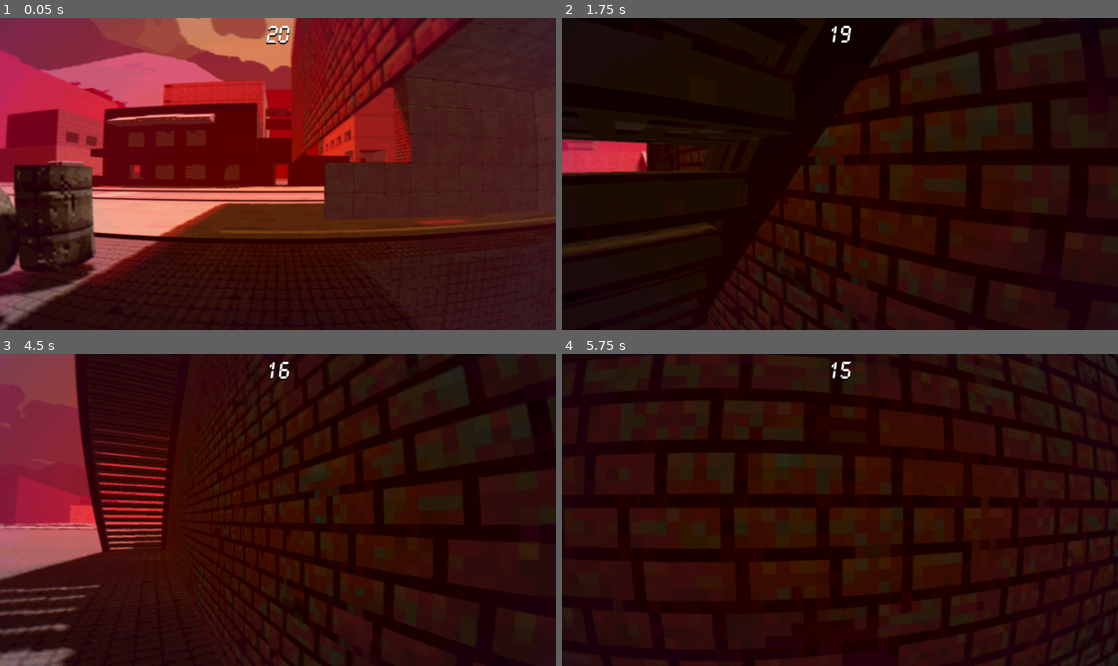
Above: before the commit, frames 1-4 (two rows, left to right).
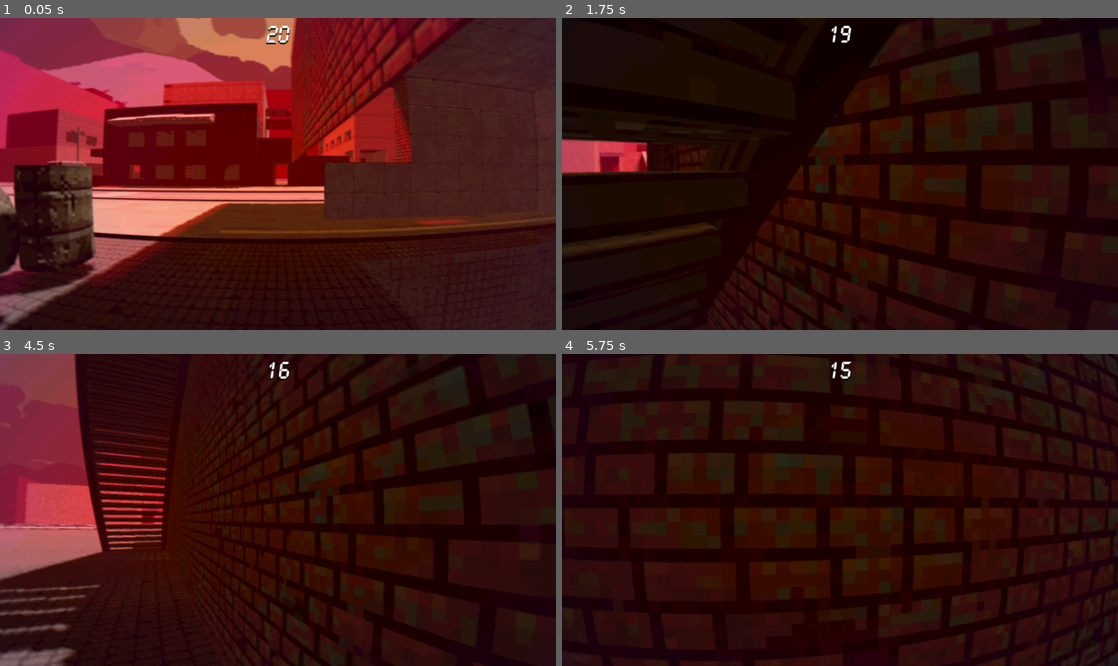
Above: after the commit, the same moments.

Repository: GuyUnger/very-violent-game
Game: Godot game, scene res://stages/level_design.tscn
Same seed, same stepped clock (60 frames per second), same inputs: the game is played once before the commit and once after it.
Inputs (mouse positions are in pixels of both pictures, inside the frame that each line leads up to):
- Up to frame 1 (0.05 s): no input
- Up to frame 2 (1.75 s): tap Enter at 0.5 s; move the mouse to (962, 158) at 0.52 s; hold D (right) 0.53-1.28 s; hold Alt (free_look) 0.53-1.28 s; click (962, 158) at 0.67 s; tap Space (jump) at 0.77, 1.52 s; move the mouse to (812, 174) at 1.27 s; hold W (forward) from 1.28 s (still down); click (812, 174) at 1.35 s
- Up to frame 3 (4.5 s): keep holding W (forward); move the mouse to (289, 503) at 2.02 s; tap G (throw) at 2.1 s; move the mouse to (272, 516) at 2.77 s; tap Tab (toggle_view) at 2.85 s; click (272, 516) at 2.92 s; tap Space (jump) at 3.02, 3.77 s; move the mouse to (316, 513) at 3.52 s; hold Ctrl 3.53-4.28 s; move the mouse to (233, 506) at 4.27 s; tap X at 4.35 s
- Up to frame 4 (5.75 s): keep holding W (forward); tap Space (jump) at 4.52 s; move the mouse to (845, 510) at 5.02 s; tap Z at 5.1 s; click (845, 510) at 5.17 s

The runs differ from the first frame. In frame 1, 0.2% of the frame differs, in the area x 12-19%, y 34-51%; in frame 2, 0.7%; in frame 3, 1.5%, in the area x 1-94%, y 6-100%; in frame 4, less than 0.1%.

Commit message:
Tokyo - New building started and some other details.

Diff:
--- a/boomer-shooter/stages/tokyo.tscn
+++ b/boomer-shooter/stages/tokyo.tscn
@@ -42,6 +42,13 @@
 [ext_resource type="PackedScene" uid="uid://cgw3r72e1dnxp" path="res://game/props/car_1.tscn" id="40_tjdsr"]
 [ext_resource type="PackedScene" uid="uid://ddgjm2qbdejwa" path="res://game/props/car_2.tscn" id="41_aodlu"]
 
+[sub_resource type="StandardMaterial3D" id="StandardMaterial3D_aodlu"]
+cull_mode = 2
+no_depth_test = true
+albedo_color = Color(1, 0, 0, 1)
+
+[sub_resource type="ImmediateMesh" id="ImmediateMesh_2is7d"]
+
 [sub_resource type="ArrayMesh" id="ArrayMesh_wojob"]
 _surfaces = [{
 "aabb": AABB(-1.5, -1, -1.5, 3, 2, 3),
@@ -54,13 +61,6 @@
 "vertex_data": PackedByteArray("AADAvwAAgL8AAMC/AADAPwAAgL8AAMC/AADAPwAAgD8AAMC/AADAvwAAgL8AAMC/AADAvwAAgL8AAMA/AADAPwAAgL8AAMA/AADAPwAAgD8AAMA/AADAvwAAgL8AAMA/")
 }]
 
-[sub_resource type="StandardMaterial3D" id="StandardMaterial3D_aodlu"]
-cull_mode = 2
-no_depth_test = true
-albedo_color = Color(1, 0, 0, 1)
-
-[sub_resource type="ImmediateMesh" id="ImmediateMesh_2is7d"]
-
 [node name="Tokyo" type="Node3D"]
 
 [node name="Global" type="Node3D" parent="."]
@@ -236,6 +236,19 @@
 material = ExtResource("11_wha0p")
 metadata/_edit_lock_ = true
 metadata/_edit_group_ = true
+
+[node name="Sub_15_7_128" type="CSGBox3D" parent="Global/BackgroundBuildings/CSGCombiner3D"]
+transform = Transform3D(1, 0, 0, 0, 1, 0, 0, 0, 1, 43.5, 17.5, -161)
+operation = 2
+use_collision = true
+size = Vector3(15, 7, 128)
+material = ExtResource("13_d03ru")
+metadata/_edit_lock_ = true
+metadata/_edit_group_ = true
+
+[node name="@MeshInstance3D@290234" type="MeshInstance3D" parent="Global/BackgroundBuildings/CSGCombiner3D"]
+material_override = SubResource("StandardMaterial3D_aodlu")
+mesh = SubResource("ImmediateMesh_2is7d")
 
 [node name="Fireball" parent="Global" instance=ExtResource("27_3c822")]
 transform = Transform3D(1, 0, 0, 0, 1, 0, 0, 0, 1, 57, 58, 5)
@@ -1031,7 +1044,16 @@
 transform = Transform3D(0.88271, -0.0137399, -0.469717, 0.0458108, 0.997327, 0.0569162, 0.46768, -0.0717587, 0.88098, -4, 7, 51)
 
 [node name="Pole" parent="Sector1/Props" instance=ExtResource("29_a6tfy")]
-transform = Transform3D(1, 0, 0, 0, 1, 0, 0, 0, 1, 39, 8, 12)
+transform = Transform3D(-0.965926, 0, 0.258819, 0, 1, 0, -0.258819, 0, -0.965926, 39, 8, 11)
+
+[node name="Pole2" parent="Sector1/Props" instance=ExtResource("29_a6tfy")]
+transform = Transform3D(-0.917824, 0, 0.396988, 0, 1, 0, -0.396988, 0, -0.917824, 53, 8, 11)
+
+[node name="Pole3" parent="Sector1/Props" instance=ExtResource("29_a6tfy")]
+transform = Transform3D(-0.894076, 0, -0.447915, 0, 1, 0, 0.447915, 0, -0.894076, -2, 8, 11)
+
+[node name="Pole4" parent="Sector1/Props" instance=ExtResource("29_a6tfy")]
+transform = Transform3D(0.0591323, 0, 0.99825, 0, 1, 0, -0.99825, 0, 0.0591323, 40, 8, 78)
 
 [node name="Barrel" parent="Sector1/Props" instance=ExtResource("30_316br")]
 transform = Transform3D(1, 0, 0, 0, 1, 0, 0, 0, 1, 31, 9, 32)
@@ -1213,6 +1235,151 @@
 operation = 2
 use_collision = true
 size = Vector3(3, 2, 2)
+material = ExtResource("13_d03ru")
+metadata/_edit_lock_ = true
+metadata/_edit_group_ = true
+
+[node name="@CSGBox3D@275748" type="CSGBox3D" parent="Sector2/S2RightBuilding/CSGCombiner3D"]
+transform = Transform3D(1, 0, 0, 0, 1, 0, 0, 0, 1, 72.5, 10, -7)
+operation = 2
+use_collision = true
+size = Vector3(5, 4, 4)
+material = ExtResource("13_d03ru")
+metadata/_edit_lock_ = true
+metadata/_edit_group_ = true
+
+[node name="Sub_4_4_2" type="CSGBox3D" parent="Sector2/S2RightBuilding/CSGCombiner3D"]
+transform = Transform3D(1, 0, 0, 0, 1, 0, 0, 0, 1, 66, 10, -6)
+operation = 2
+use_collision = true
+size = Vector3(4, 4, 2)
+material = ExtResource("13_d03ru")
+metadata/_edit_lock_ = true
+metadata/_edit_group_ = true
+
+[node name="Sub_3_3_6" type="CSGBox3D" parent="Sector2/S2RightBuilding/CSGCombiner3D"]
+transform = Transform3D(1, 0, 0, 0, 1, 0, 0, 0, 1, 66.5, 13.5, -11.8329)
+operation = 2
+use_collision = true
+size = Vector3(3, 3, 6.39221)
+material = ExtResource("13_d03ru")
+metadata/_edit_lock_ = true
+metadata/_edit_group_ = true
+
+[node name="Props" type="Node3D" parent="Sector2"]
+
+[node name="Box" parent="Sector2" instance=ExtResource("31_wha0p")]
+transform = Transform3D(0.98516, 0, 0.171637, 0, 1, 0, -0.171637, 0, 0.98516, 64.8306, 8.68145, -9.63296)
+
+[node name="Sector3" type="Node3D" parent="."]
+
+[node name="S3TopBuilding" type="StaticBody3D" parent="Sector3"]
+script = ExtResource("2_o4n3f")
+material = ExtResource("13_d03ru")
+materials = Array[Material]([ExtResource("3_apn2u"), ExtResource("4_73r8o"), ExtResource("5_3c822"), ExtResource("6_7xjh6"), ExtResource("7_qo4k2"), ExtResource("8_43vej"), ExtResource("9_a6tfy"), ExtResource("10_316br"), ExtResource("11_wha0p"), ExtResource("12_4vkph"), ExtResource("13_d03ru"), ExtResource("14_ud70m"), ExtResource("15_yn2a4"), ExtResource("16_yibng"), ExtResource("17_nhte8"), ExtResource("18_tjdsr"), ExtResource("19_aodlu"), ExtResource("20_2is7d"), ExtResource("21_huau7"), ExtResource("22_i6c3o"), ExtResource("23_ifw73")])
+metadata/_custom_type_script = "uid://bgxvcscuumfyq"
+metadata/_edit_lock_ = true
+
+[node name="CSGCombiner3D" type="CSGCombiner3D" parent="Sector3/S3TopBuilding"]
+use_collision = true
+metadata/_edit_lock_ = true
+
+[node name="Add_24_5_31" type="CSGBox3D" parent="Sector3/S3TopBuilding/CSGCombiner3D"]
+transform = Transform3D(1, 0, 0, 0, 1, 0, 0, 0, 1, 12, 10.5, -28.5)
+use_collision = true
+size = Vector3(24, 5, 31)
+material = ExtResource("8_43vej")
+metadata/_edit_lock_ = true
+metadata/_edit_group_ = true
+
+[node name="Sub_24_5_31" type="CSGBox3D" parent="Sector3/S3TopBuilding/CSGCombiner3D/Add_24_5_31"]
+transform = Transform3D(1, 0, 0, 0, 1, 0, 0, 0, 1, 0, -0.5, 0.5)
+operation = 2
+size = Vector3(22, 4, 28)
+material = ExtResource("13_d03ru")
+metadata/_edit_lock_ = true
+metadata/_edit_group_ = true
+
+[node name="Add_24_4_17" type="CSGBox3D" parent="Sector3/S3TopBuilding/CSGCombiner3D"]
+transform = Transform3D(1, 0, 0, 0, 1, 0, 0, 0, 1, 12, 15, -21.5)
+use_collision = true
+size = Vector3(24, 4, 17)
+material = ExtResource("8_43vej")
+metadata/_edit_lock_ = true
+metadata/_edit_group_ = true
+
+[node name="Sub_24_4_17" type="CSGBox3D" parent="Sector3/S3TopBuilding/CSGCombiner3D/Add_24_4_17"]
+transform = Transform3D(1, 0, 0, 0, 1, 0, 0, 0, 1, 0, -0.5, 0)
+operation = 2
+size = Vector3(22, 3, 15)
+material = ExtResource("13_d03ru")
+metadata/_edit_lock_ = true
+metadata/_edit_group_ = true
+
+[node name="Add_18_4_13" type="CSGBox3D" parent="Sector3/S3TopBuilding/CSGCombiner3D"]
+transform = Transform3D(1, 0, 0, 0, 1, 0, 0, 0, 1, 20, 15, -36.5)
+use_collision = true
+size = Vector3(18, 4, 13)
+material = ExtResource("8_43vej")
+metadata/_edit_lock_ = true
+metadata/_edit_group_ = true
+
+[node name="Sub_18_4_13" type="CSGBox3D" parent="Sector3/S3TopBuilding/CSGCombiner3D/Add_18_4_13"]
+transform = Transform3D(1, 0, 0, 0, 1, 0, 0, 0, 1, 0, -0.5, 0)
+operation = 2
+size = Vector3(16, 3, 11)
+material = ExtResource("13_d03ru")
+metadata/_edit_lock_ = true
+metadata/_edit_group_ = true
+
+[node name="Add_5_1_13" type="CSGBox3D" parent="Sector3/S3TopBuilding/CSGCombiner3D"]
+transform = Transform3D(1, 0, 0, 0, 1, 0, 0, 0, 1, 26.5, 12.5, -36.5)
+use_collision = true
+size = Vector3(5, 1, 13)
+material = ExtResource("6_7xjh6")
+metadata/_edit_lock_ = true
+metadata/_edit_group_ = true
+
+[node name="Add_1_4_1" type="CSGBox3D" parent="Sector3/S3TopBuilding/CSGCombiner3D"]
+transform = Transform3D(1, 0, 0, 0, 1, 0, 0, 0, 1, 28.5, 10, -30.5)
+use_collision = true
+size = Vector3(1, 4, 1)
+material = ExtResource("8_43vej")
+metadata/_edit_lock_ = true
+metadata/_edit_group_ = true
+
+[node name="Sub_2_3_2" type="CSGBox3D" parent="Sector3/S3TopBuilding/CSGCombiner3D"]
+transform = Transform3D(1, 0, 0, 0, 1, 0, 0, 0, 1, 23, 9.5, -26)
+operation = 2
+use_collision = true
+size = Vector3(2, 3, 2)
+material = ExtResource("13_d03ru")
+metadata/_edit_lock_ = true
+metadata/_edit_group_ = true
+
+[node name="Sub_6_2_5" type="CSGBox3D" parent="Sector3/S3TopBuilding/CSGCombiner3D"]
+transform = Transform3D(1, 0, 0, 0, 1, 0, 0, 0, 1, 19, 12, -36.5)
+operation = 2
+use_collision = true
+size = Vector3(6, 2, 5)
+material = ExtResource("13_d03ru")
+metadata/_edit_lock_ = true
+metadata/_edit_group_ = true
+
+[node name="Sub_4_3_2" type="CSGBox3D" parent="Sector3/S3TopBuilding/CSGCombiner3D"]
+transform = Transform3D(1, 0, 0, 0, 1, 0, 0, 0, 1, 10, 14.5, -34)
+operation = 2
+use_collision = true
+size = Vector3(4, 3, 2)
+material = ExtResource("13_d03ru")
+metadata/_edit_lock_ = true
+metadata/_edit_group_ = true
+
+[node name="@CSGBox3D@286907" type="CSGBox3D" parent="Sector3/S3TopBuilding/CSGCombiner3D"]
+transform = Transform3D(1, 0, 0, 0, 1, 0, 0, 0, 1, 7, 14.5, -29)
+operation = 2
+use_collision = true
+size = Vector3(2, 3, 2)
 material = ExtResource("13_d03ru")
 metadata/_edit_lock_ = true
 metadata/_edit_group_ = true
@@ -1345,10 +1512,6 @@
 metadata/_edit_lock_ = true
 metadata/_edit_group_ = true
 
-[node name="@MeshInstance3D@273059" type="MeshInstance3D" parent="Ground/CSGCombiner3D"]
-material_override = SubResource("StandardMaterial3D_aodlu")
-mesh = SubResource("ImmediateMesh_2is7d")
-
 [node name="Streets" type="Node3D" parent="."]
 
 [node name="StreetsRoad1" parent="Streets" instance=ExtResource("3_o4n3f")]
@@ -1411,6 +1574,12 @@
 [node name="BridgeRoad4" parent="Streets" instance=ExtResource("3_o4n3f")]
 transform = Transform3D(1.31134e-07, 0, 1, 0, 1, 0, -1, 0, 1.31134e-07, 44, 14, -93)
 
+[node name="BridgeRoad5" parent="Streets" instance=ExtResource("3_o4n3f")]
+transform = Transform3D(1.31134e-07, 0, 1, 0, 1, 0, -1, 0, 1.31134e-07, 44, 14, -113)
+
+[node name="BridgeRoad6" parent="Streets" instance=ExtResource("3_o4n3f")]
+transform = Transform3D(1.31134e-07, 0, 1, 0, 1, 0, -1, 0, 1.31134e-07, 44, 14, -133)
+
 [node name="StreetsJunction1" parent="Streets" instance=ExtResource("5_apn2u")]
 transform = Transform3D(1, 0, 0, 0, 1, 0, 0, 0, 1, 44, 8, 5)
 
@@ -1445,3 +1614,6 @@
 
 [node name="Platform3" parent="Stairs" instance=ExtResource("35_ud70m")]
 transform = Transform3D(-4.37114e-08, 0, -1, 0, 1, 0, 1, 0, -4.37114e-08, -11.6428, 13.794, -57.2055)
+
+[node name="StairsShort" parent="." instance=ExtResource("29_qo4k2")]
+transform = Transform3D(1, 0, 0, 0, 1, 0, 0, 0, 1, 66.4969, 10.9557, -10.9769)
